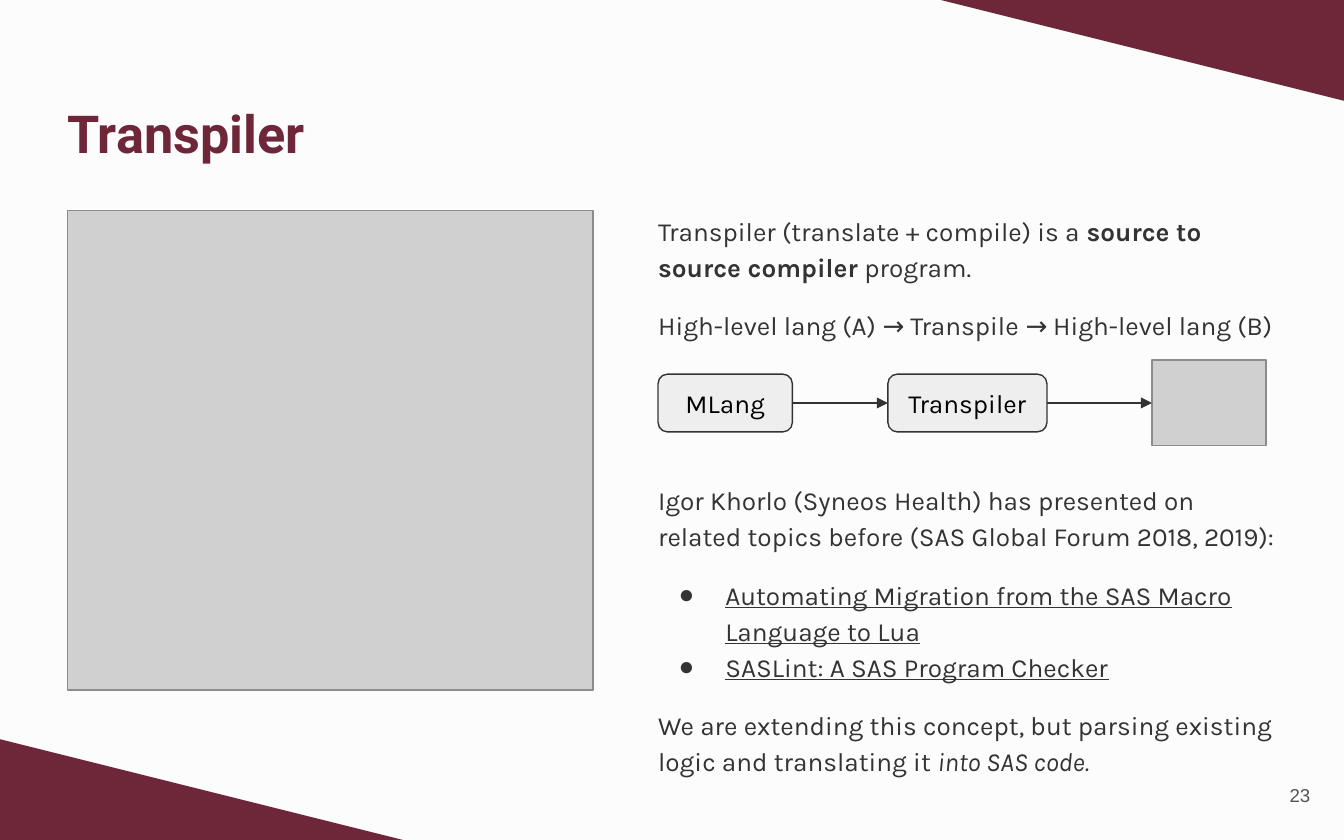
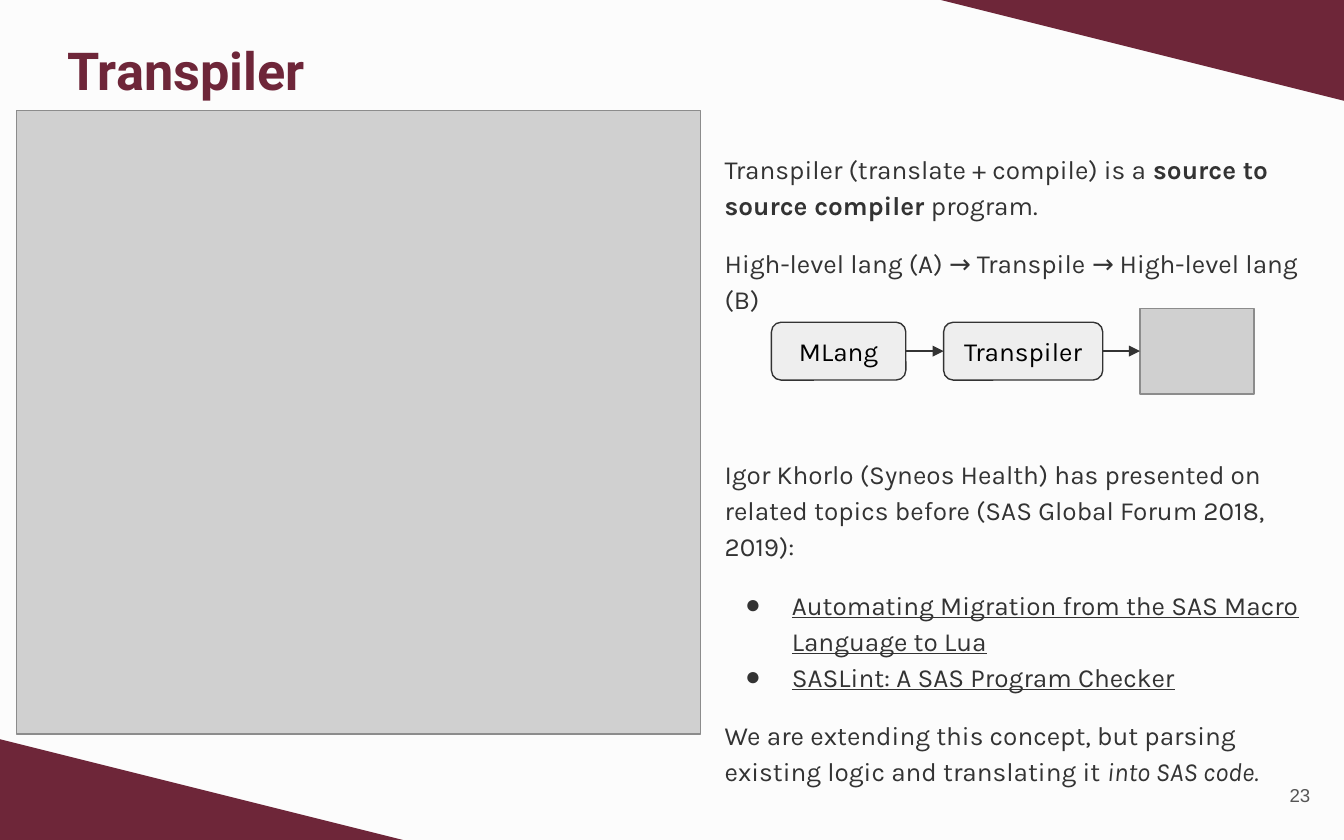
Before and after one commit to echarlesgrasby/seasug-2026-paper, a slide deck: slide 23 of conference_resources/DSL_Market_Monitoring_SEASUG_42-2026_EGrasby_SlideDeck.pptx. Drawn at 1344x840 pixels with LibreOffice and Linux fonts; fonts in the diff are those of the drawing; grey boxes stand for pictures; background and template pictures are left out. Boxes give left, top, right and bottom in pixels: in the first picture for what was removed or moved away, otherwise in the second. Text is boxed around its words. In the diff, an @@ line names an element or a change of style, - is before the commit and + after.

```diff
--- a/conference_resources/DSL_Market_Monitoring_SEASUG_42-2026_EGrasby_SlideDeck.pptx
+++ b/conference_resources/DSL_Market_Monitoring_SEASUG_42-2026_EGrasby_SlideDeck.pptx
@@ title "Transpiler": place and size @@
-title "Transpiler" at bbox=[67, 113, 304, 164]
+title "Transpiler" at bbox=[67, 50, 304, 101]
@@ picture: place and size @@
-picture at bbox=[67, 210, 593, 689]
+picture at bbox=[16, 110, 700, 734]
@@ text "Transpiler (translate + compile) is ..." rewrapped from bbox=[658, 222, 1274, 778] to bbox=[725, 160, 1298, 788] @@
@@ rounded rectangle "MLang": place and size @@
-rounded rectangle "MLang" at bbox=[659, 374, 793, 431]
+rounded rectangle "MLang" at bbox=[771, 323, 906, 380]
@@ rounded rectangle "Transpiler": place and size @@
-rounded rectangle "Transpiler" at bbox=[888, 374, 1047, 431]
+rounded rectangle "Transpiler" at bbox=[943, 323, 1102, 380]
@@ picture: place and size @@
-picture at bbox=[1152, 360, 1266, 446]
+picture at bbox=[1140, 308, 1254, 394]
@@ arrow moved from (793, 403) - (888, 403) to (906, 351) - (943, 351) @@
@@ arrow moved from (1047, 403) - (1152, 403) to (1103, 351) - (1140, 351) @@
```
Also in this commit, not shown: 6 other slides changed, 1 other file.
